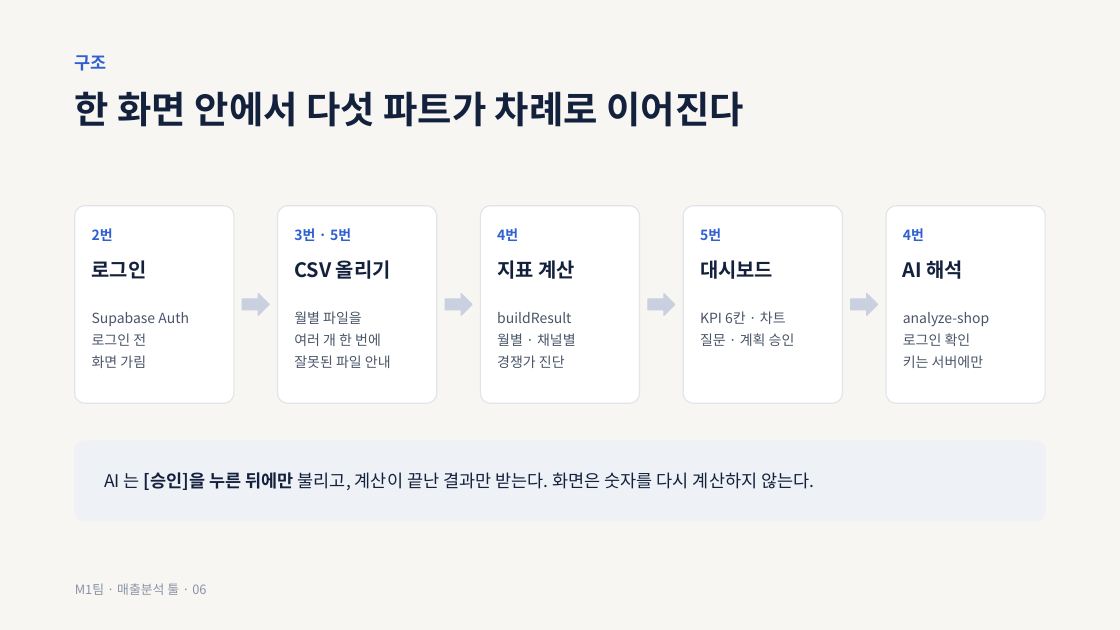
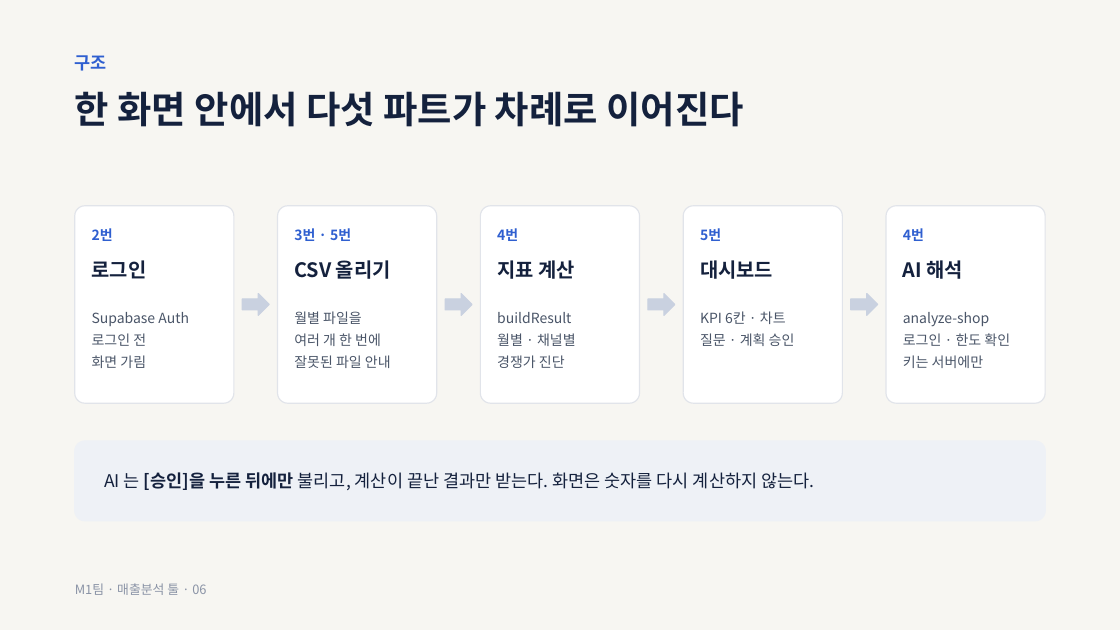
Before and after one commit to ctaleez51-art/sales-analysis, a slide deck: slide 6 of docs/presentation/M1_presentation_draft_v0.1.pptx. Drawn at 1120x630 pixels with LibreOffice and Linux fonts; fonts in the diff are those of the drawing. Boxes give left, top, right and bottom in pixels: in the first picture for what was removed or moved away, otherwise in the second. Text is boxed around its words. In the diff, an @@ line names an element or a change of style, - is before the commit and + after.

```diff
--- a/docs/presentation/M1_presentation_draft_v0.1.pptx
+++ b/docs/presentation/M1_presentation_draft_v0.1.pptx
@@ text at box(903, 333, 1010, 346): text changed @@
-로그인 확인
+로그인 · 한도 확인
```
Also in this commit, not shown: 1 other slide changed, 1 other file.
